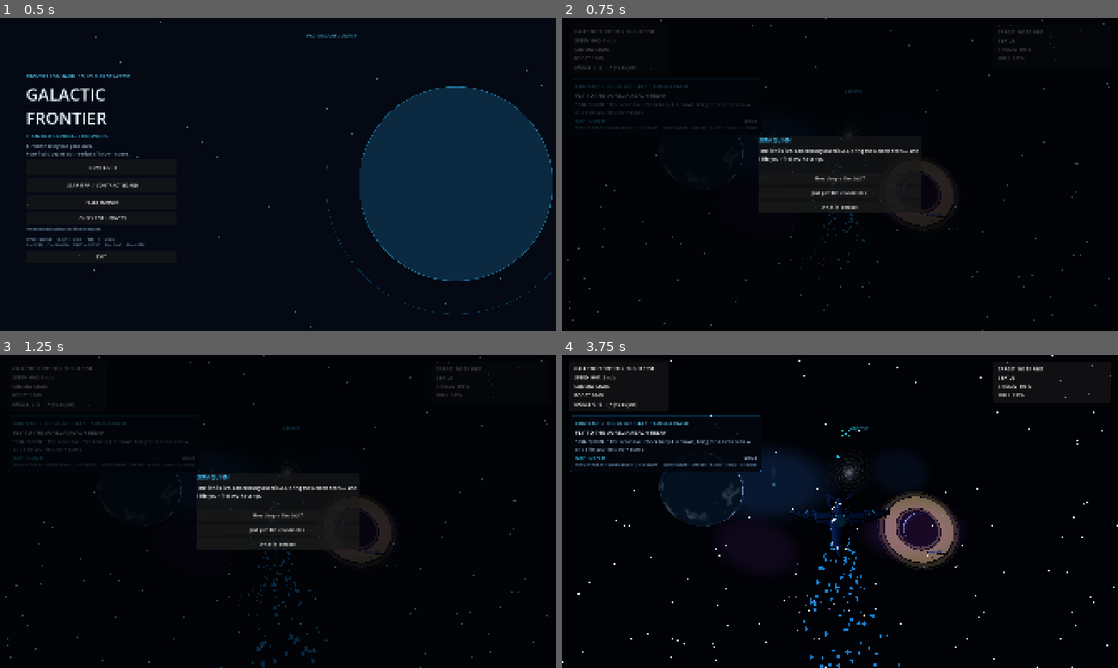
Above: before the commit, frames 1-4 (two rows, left to right).
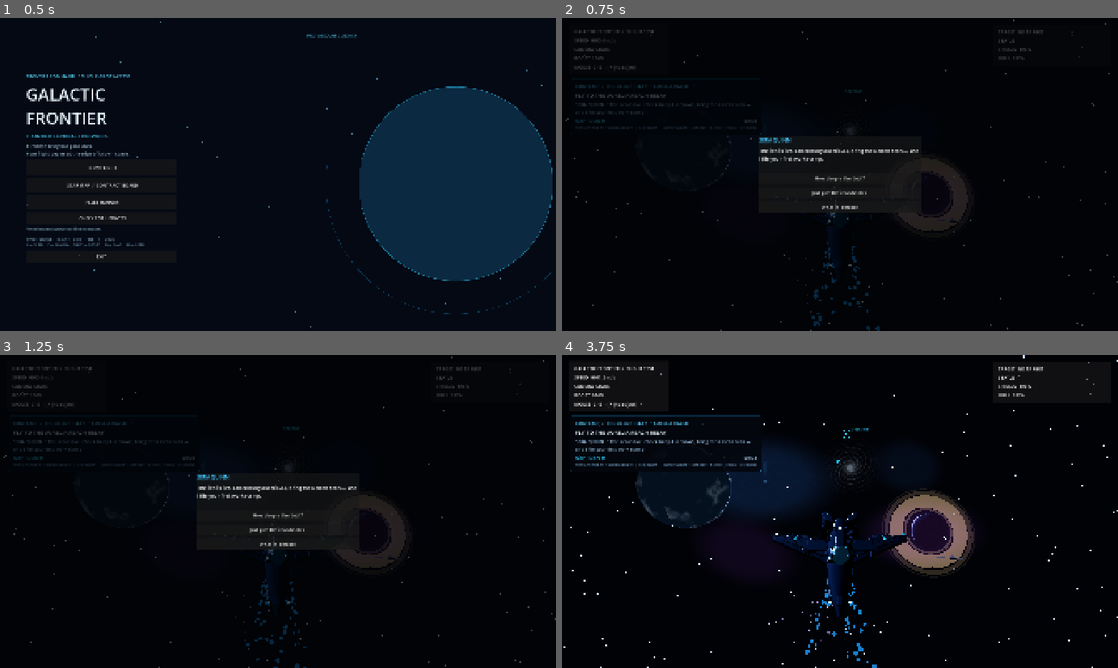
Above: after the commit, the same moments.

Repository: valdissor1990-ui/GALACTIC-FRONTIER
Game: Godot game, scene res://scenes/bootstrap/main.tscn
Two runs of this game, one before a commit and one after it. Both use one fixed random seed, a clock stepped at 60 frames per second and the inputs below.
Inputs (mouse positions are in pixels of both pictures, inside the frame that each line leads up to):
- Up to frame 1 (0.5 s): no input
- Up to frame 2 (0.75 s): click "NEW FLIGHT" at 0.5 s
- Up to frame 3 (1.25 s): no input
- Up to frame 4 (3.75 s): click "How deep is the debt?" at 1.25 s; click "Understood." at 2 s; tap Enter at 2.75 s; move the mouse to (867, 511) at 2.77 s; hold Shift (boost) 2.78-3.53 s; hold W (move_forward) from 2.78 s (still down); move the mouse to (812, 511) at 3.52 s; click (812, 511) at 3.6 s

Frame 1 is identical in both runs. In frame 2, 1.4% of the frame differs, in the area x 0-100%, y 0-100%; in frame 3, 1.6%; in frame 4, 5.2%.

Commit message:
Improve flight camera framing for ship readability

Diff:
--- a/scenes/flight/visual_flight.tscn
+++ b/scenes/flight/visual_flight.tscn
@@ -38,9 +38,9 @@
 model_scale = Vector3(0.30, 0.30, 0.30)
 
 [node name="ChaseCamera" parent="PlayerShip/CameraRig"]
-position = Vector3(0, 2.35, 6.6)
-rotation_degrees = Vector3(-18, 0, 0)
-fov = 66.0
+position = Vector3(0, 2.35, 5.35)
+rotation_degrees = Vector3(-16, 0, 0)
+fov = 60.0
 
 ; Forward-biased cockpit framing keeps the canopy structure out of the central flight view.
 [node name="CockpitCamera" parent="PlayerShip/CameraRig"]
